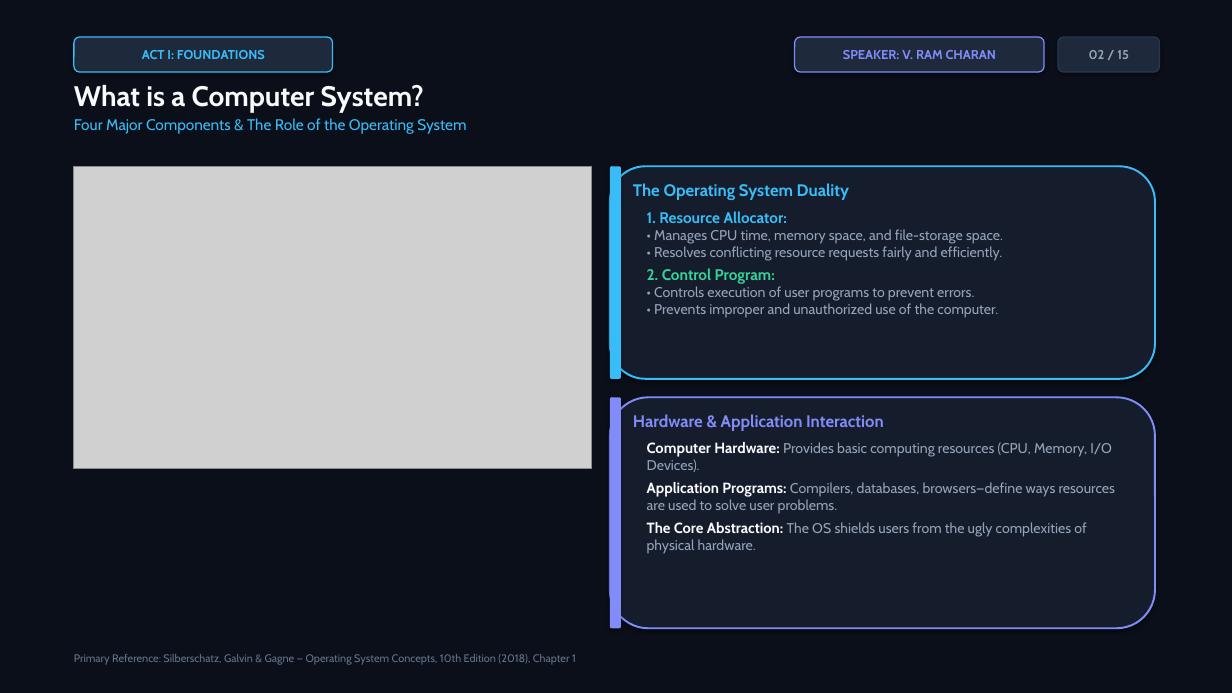
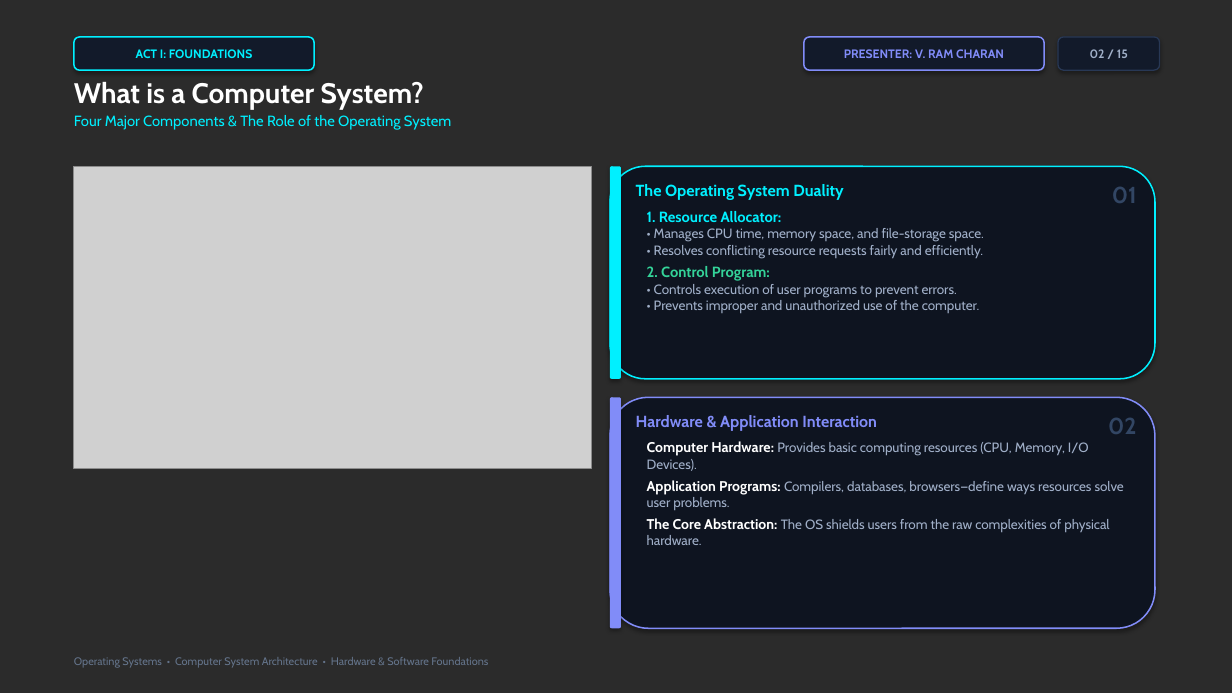
Before and after one commit to vangaramcharan2007-del/alfred, a slide deck: slide 2 of Computer_System_Architecture_OS.pptx. Drawn at 1232x693 pixels with LibreOffice and Linux fonts; fonts in the diff are those of the drawing; grey boxes stand for pictures; background and template pictures are left out; a plain dark background stands for a picture behind light text. Boxes give left, top, right and bottom in pixels: in the first picture for what was removed or moved away, otherwise in the second. Text is boxed around its words. In the diff, an @@ line names an element or a change of style, - is before the commit and + after.

Commit message:
feat(presentation): upgrade to high-production-value cinematic dark visual theme with 1080p hardware overlays

```diff
--- a/Computer_System_Architecture_OS.pptx
+++ b/Computer_System_Architecture_OS.pptx
@@ background #0B0F19 to picture (left out) @@
@@ rectangle removed at (0,0,1232,693) @@
@@ rounded rectangle "ACT I: FOUNDATIONS": place and size @@
-rounded rectangle "ACT I: FOUNDATIONS" at (74,37,333,72)
+rounded rectangle "ACT I: FOUNDATIONS" at (74,37,314,70)
@@ rounded rectangle "ACT I: FOUNDATIONS" at (74,37,314,70): size 10 to 9.5 pt, text colour #38BDF8 to #00F0FF; fill #1E293B to #121A2A; outline #38BDF8 1 pt to #00F0FF 1.2 pt @@
@@ rounded rectangle "PRESENTER: V. RAM CHARAN": place and size @@
-rounded rectangle "PRESENTER: V. RAM CHARAN" at (795,37,1044,72)
+rounded rectangle "PRESENTER: V. RAM CHARAN" at (804,37,1044,70)
@@ rounded rectangle "PRESENTER: V. RAM CHARAN" at (804,37,1044,70): fill #1E293B to #121A2A; outline #818CF8 1 pt to #818CF8 1.2 pt @@
@@ text in rounded rectangle at (844,49,1004,58): text changed; size 10 to 9.5 pt @@
-SPEAKER: V. RAM CHARAN
+PRESENTER: V. RAM CHARAN
@@ rounded rectangle "02 / 15" at (1058,37,1160,70): size 10 to 9.5 pt, text colour #94A3B8 to #A0AFC8; fill #1E293B to #121A2A; outline #2A364F 1 pt to #283855 1 pt @@
@@ text "What is a Computer System?" at (74,82,451,130): text colour #F8FAFC to #FFFFFF in "What is a Computer System?"; size 12 to 11.5 pt, text colour #38BDF8 to #00F0FF in "Four Major Components & The Role of ..." @@
@@ rounded rectangle at (610,166,1155,379): fill #151C2C to #0E1420; outline #38BDF8 1.5 pt to #00F0FF 1.2 pt @@
@@ rounded rectangle at (610,166,621,379): fill #38BDF8 to #00F0FF @@
@@ text "The Operating System Duality" at (636,184,843,200): size 13 to 12.5 pt, text colour #38BDF8 to #00F0FF @@
@@ text "1. Resource Allocator:" at (647,211,984,313): size 12 to 11.5 pt in "1. Resource Allocator:", "2. Control Program:"; text colour #38BDF8 to #00F0FF in "1. Resource Allocator:"; size 11 to 10.5 pt, text colour #94A3B8 to #A0AFC8 in "• Manages CPU time, memory space, and ...", "• Controls execution of user programs to ..." @@
@@ text added at (1112,187,1137,203), 18 pt, text #324664, bold @@
+01
@@ rounded rectangle at (610,397,1155,628): fill #151C2C to #0E1420; outline #818CF8 1.5 pt to #818CF8 1.2 pt @@
@@ text "Hardware & Application Interaction" at (636,415,877,431): size 13 to 12.5 pt @@
@@ text added at (1108,418,1137,434), 18 pt, text #324664, bold @@
+02
@@ text at (647,441,1089,471): size 11.5 to 11 pt, text colour #F8FAFC to #FFFFFF in "Computer Hardware:"; size 11 to 10.5 pt, text colour #94A3B8 to #A0AFC8 in "Provides basic computing resources (CPU, Memory, I/O ..." @@
@@ text at (647,480,1124,545): text changed; size 11 to 10.5 pt; text colour #94A3B8 to #A0AFC8 @@
-Application Programs: Compilers, databases, browsers—define ways resources are used to solve user problems.
-The Core Abstraction: The OS shields users from the ugly complexities of physical hardware.
+Application Programs: Compilers, databases, browsers—define ways resources solve user problems.
+The Core Abstraction: The OS shields users from the raw complexities of physical hardware.
@@ text at (74,657,488,668): text changed @@
-Primary Reference: Silberschatz, Galvin & Gagne — Operating System Concepts, 10th Edition (2018), Chapter 1
+Operating Systems • Computer System Architecture • Hardware & Software Foundations
```
Also in this commit, not shown: 14 other slides changed, 19 other files.
